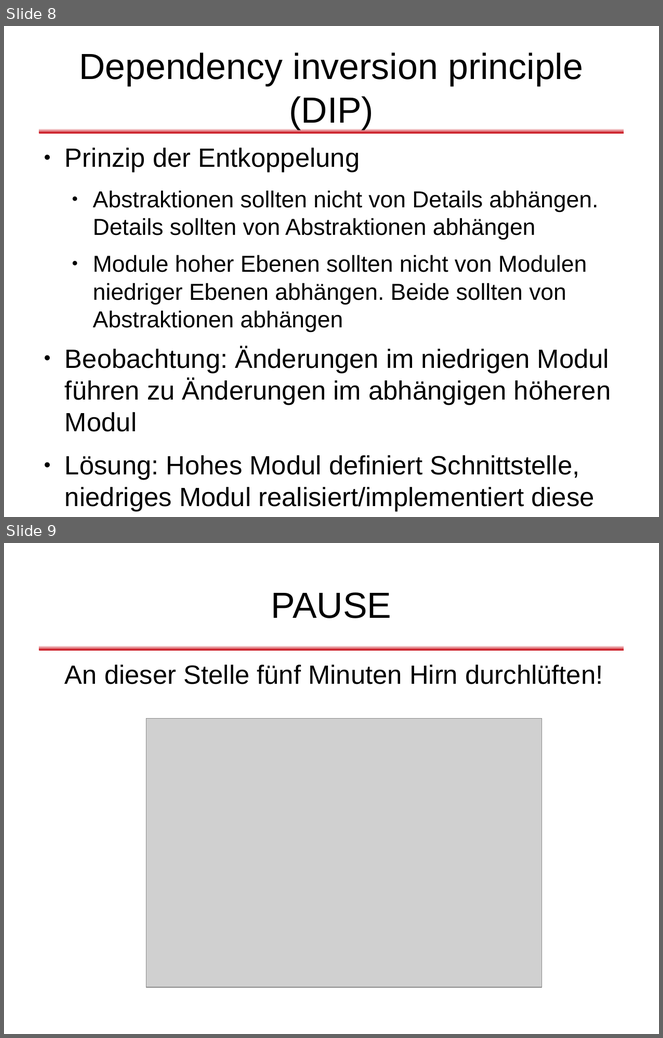
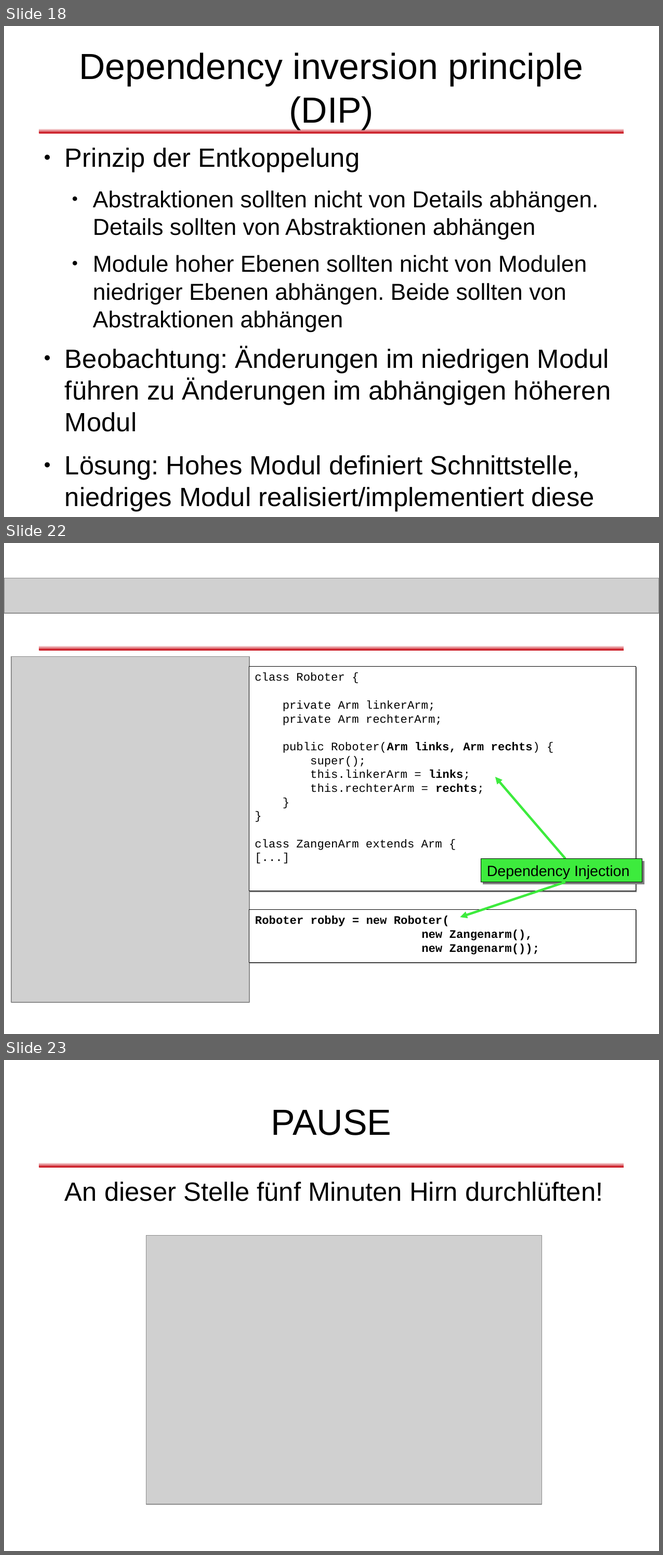
Before and after one commit to dlindner/vorlesung-se2-dhbw, a slide deck: added_2010/Objektorientierte Designregeln.odp. Shown one above the other, each under a label of ours: slides 8 and 9 before the commit, slides 18, 22 and 23 after it; the slides between them are not shown. The pictures are 663x1038 and 663x1555 pixels, drawn with LibreOffice and Linux fonts; fonts in the diff are those of the drawing; grey boxes stand for pictures; background and template pictures are left out. Boxes give left, top, right and bottom in pixels: in the first picture for what was removed or moved away, otherwise in the second. Text is boxed around its words. In the diff, an @@ line names an element or a change of style, - is before the commit and + after.

```diff
--- a/added_2010/Objektorientierte Designregeln.odp
+++ b/added_2010/Objektorientierte Designregeln.odp
@@ slide 22 added at (4, 543, 659, 1034), background #FFFFFF; not listed: 1 template element that a slide beside it also shows @@
@@ picture added at (4, 578, 659, 613) @@
@@ picture added at (11, 656, 249, 1003) @@
@@ rectangle added at (249, 667, 636, 891), fill #FFFFFF, outline #000000 0.74 pt, 14 pt, text #000000 @@
+class Roboter {
+private Arm linkerArm;
+private Arm rechterArm;
+public Roboter(Arm links, Arm rechts) {
+super();
+this.linkerArm = links;
+this.rechterArm = rechts;
+}
+}
+class ZangenArm extends Arm {
+[...]
@@ text added at (53, 685, 617, 989), 32 pt, text #000000 @@
+XYZ
@@ arrow added from (566, 859) to (496, 777), #3DEB3D 2.83 pt @@
@@ rectangle added at (481, 859, 643, 883), fill #3DEB3D, outline #000000 0 pt, 18 pt, text #000000 @@
+Dependency Injection
@@ arrow added from (566, 883) to (461, 917), #3DEB3D 2.83 pt @@
@@ rectangle added at (249, 910, 636, 963), fill #FFFFFF, outline #000000 0.74 pt, 14 pt, text #000000, bold @@
+Roboter robby = new Roboter(
+new Zangenarm(),
+new Zangenarm());
@@ what was slide 8 is now slide 18 @@
@@ what was slide 9 is now slide 23 @@
```
Also in this commit, not shown: 13 other slides added.
